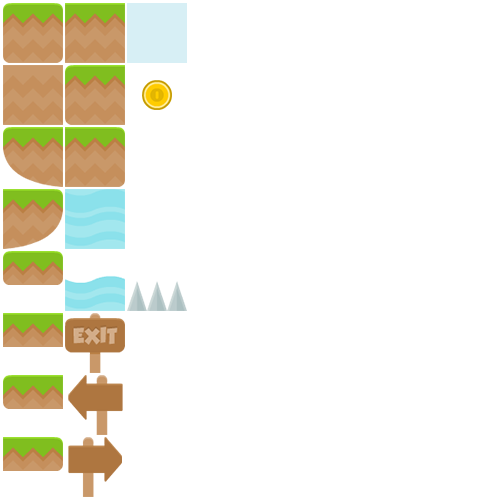
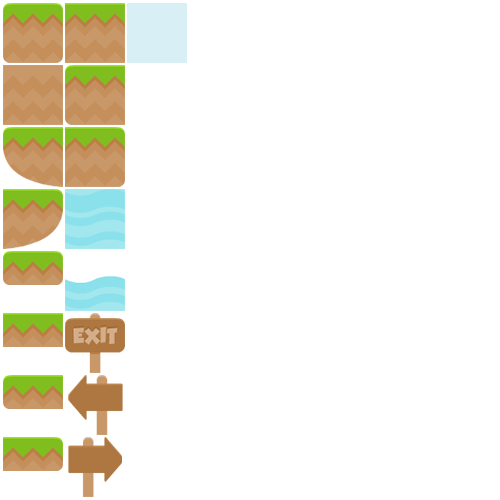
The second 500×500 image is a revision of the first. Changes to its layers:
removed layer "spikes" over [127, 281, 187, 311]
removed layer "hud_coins" over [142, 80, 172, 110]
